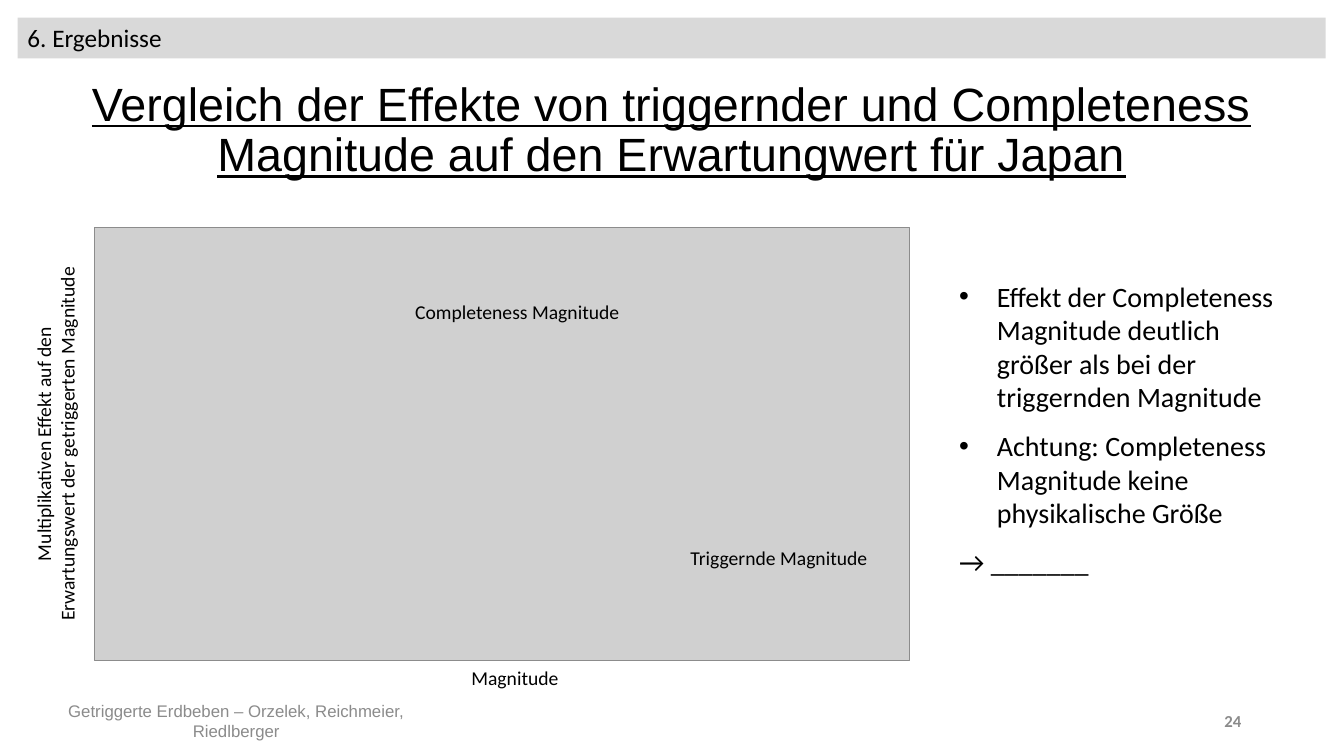
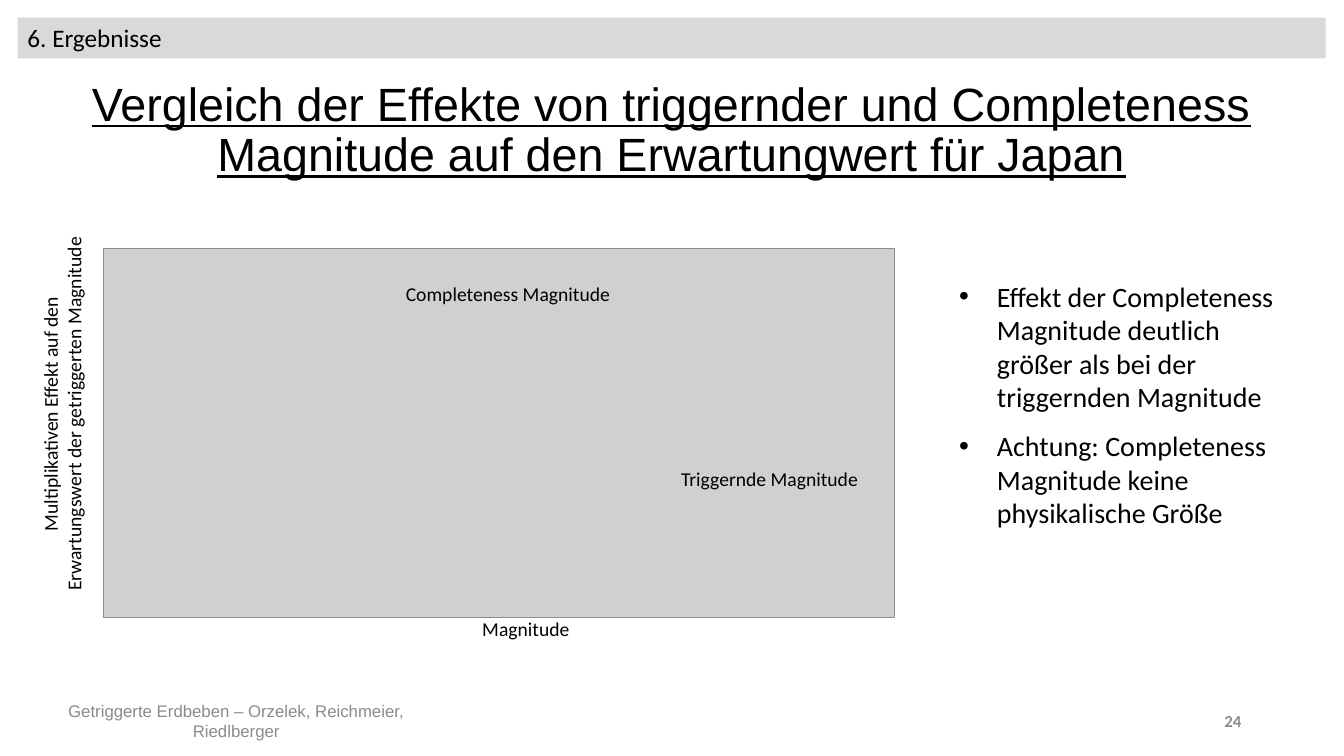
Before and after one commit to Kati77/Praktikum-Erdbeben, a slide deck: slide 24 of pp - AbschlusspräsentationX.pptx. Drawn at 1344x756 pixels with LibreOffice and Linux fonts; fonts in the diff are those of the drawing; grey boxes stand for pictures. Boxes give left, top, right and bottom in pixels: in the first picture for what was removed or moved away, otherwise in the second. Text is boxed around its words. In the diff, an @@ line names an element or a change of style, - is before the commit and + after.

```diff
--- a/pp - AbschlusspräsentationX.pptx
+++ b/pp - AbschlusspräsentationX.pptx
@@ text "Multiplikativen Effekt auf den Erwartungswert ..." moved from (x1=32, y1=275, x2=80, y2=617) to (x1=39, y1=245, x2=87, y2=587) @@
@@ picture resized from (x1=95, y1=227, x2=910, y2=660) to (x1=103, y1=248, x2=894, y2=617) @@
@@ text "Completeness Magnitude" moved from (x1=415, y1=305, x2=619, y2=323) to (x1=406, y1=287, x2=610, y2=305) @@
@@ text at (x1=997, y1=287, x2=1273, y2=528): paragraph removed @@
-→ _______
@@ text "Triggernde Magnitude" moved from (x1=690, y1=551, x2=867, y2=569) to (x1=681, y1=472, x2=858, y2=490) @@
@@ text "Magnitude" moved from (x1=471, y1=671, x2=558, y2=689) to (x1=482, y1=622, x2=569, y2=640) @@
```
Also in this commit, not shown: 14 other slides changed, 1 slide removed, 1 other file.
